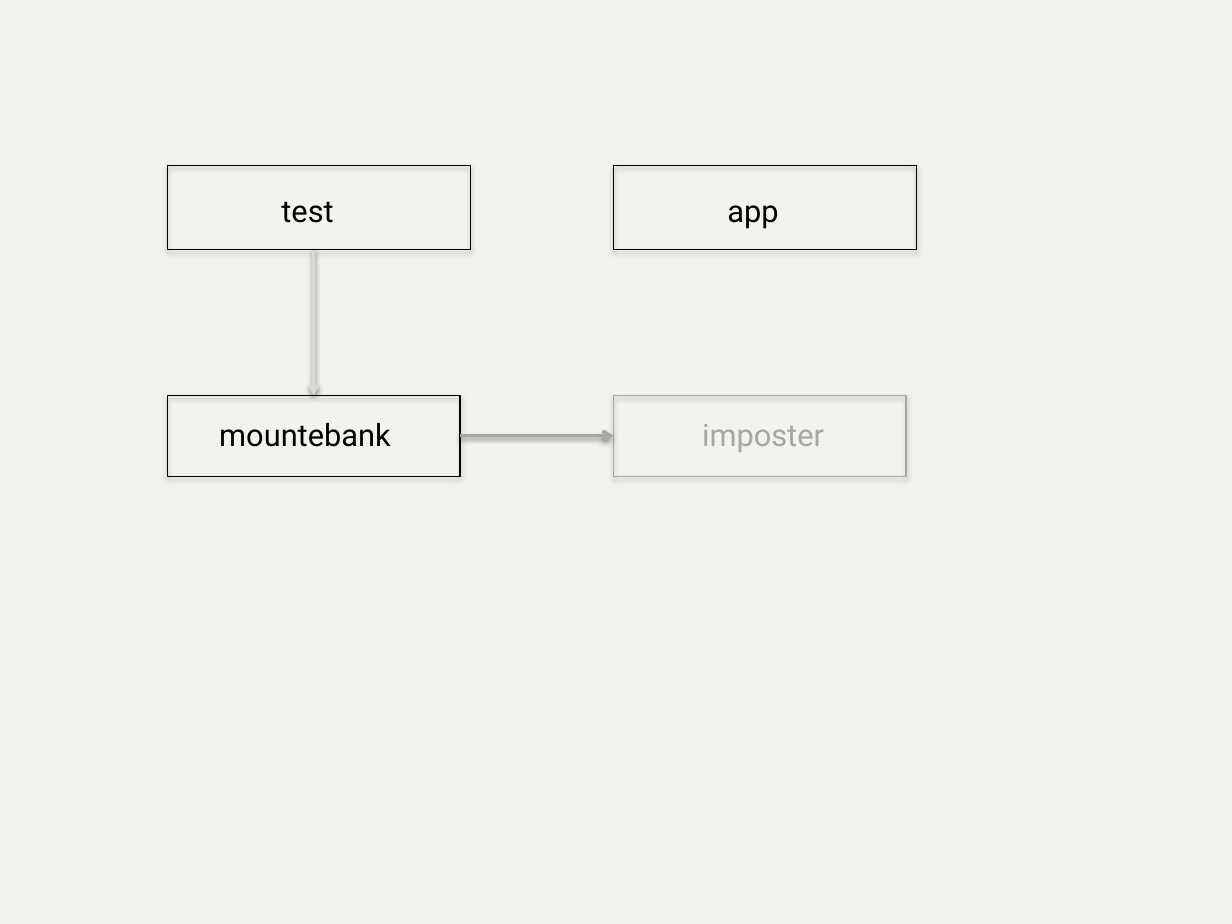
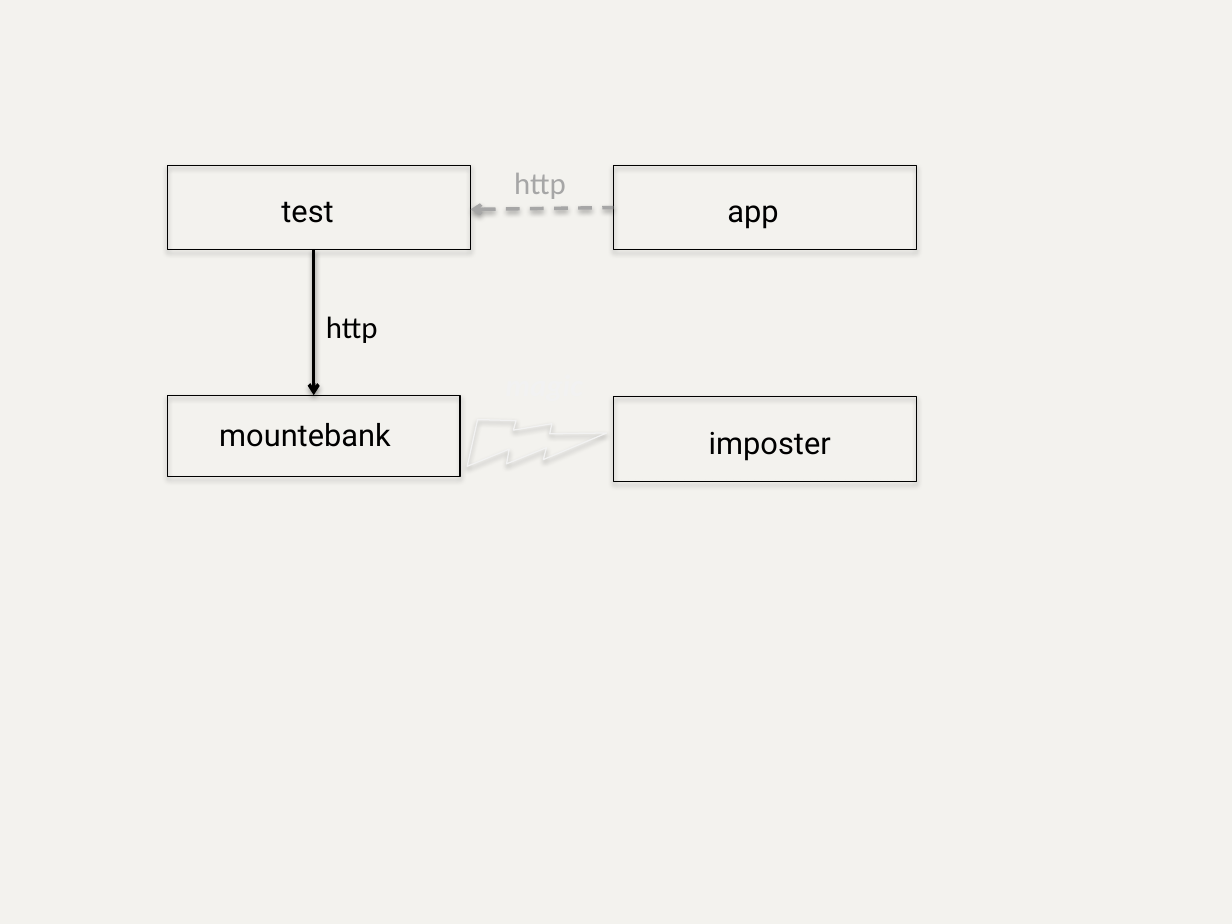
Before and after one commit to bbyars/mountebank, a slide deck: slide 10 of src/public/images/sources/sources.pptx (slide 11 before the commit). Drawn at 1232x924 pixels with LibreOffice and Linux fonts; fonts in the diff are those of the drawing. Boxes give left, top, right and bottom in pixels: in the first picture for what was removed or moved away, otherwise in the second. Text is boxed around its words. In the diff, an @@ line names an element or a change of style, - is before the commit and + after.

```diff
--- a/src/public/images/sources/sources.pptx
+++ b/src/public/images/sources/sources.pptx
@@ text added at (514,173,566,199), 18 pt, text #A6A6A6 @@
+http
@@ arrow added from (614, 207) to (471, 209), #A6A6A6 2 pt dashed @@
@@ arrow (314, 250) - (314, 395): stroke #D9D9D9 2 pt to #000000 2 pt @@
@@ text added at (326,316,378,343), 18 pt, text #000000 @@
+http
@@ lightning bolt added at (451,366,606,521), outline #F2F2F2 0.75 pt @@
@@ rectangle: place and size @@
-rectangle at (614,395,907,477)
+rectangle at (614,397,917,482)
@@ rectangle at (614,397,917,482): outline #A6A6A6 0.75 pt to #000000 0.75 pt @@
@@ text "imposter": place and size @@
-text "imposter" at (702,424,824,452)
+text "imposter" at (709,432,831,461)
@@ text "imposter" at (709,432,831,461): text colour #A6A6A6 to #000000 @@
@@ arrow removed from (460, 436) to (614, 436) @@
```
Also in this commit, not shown: 9 other slides changed, 2 slides added.
